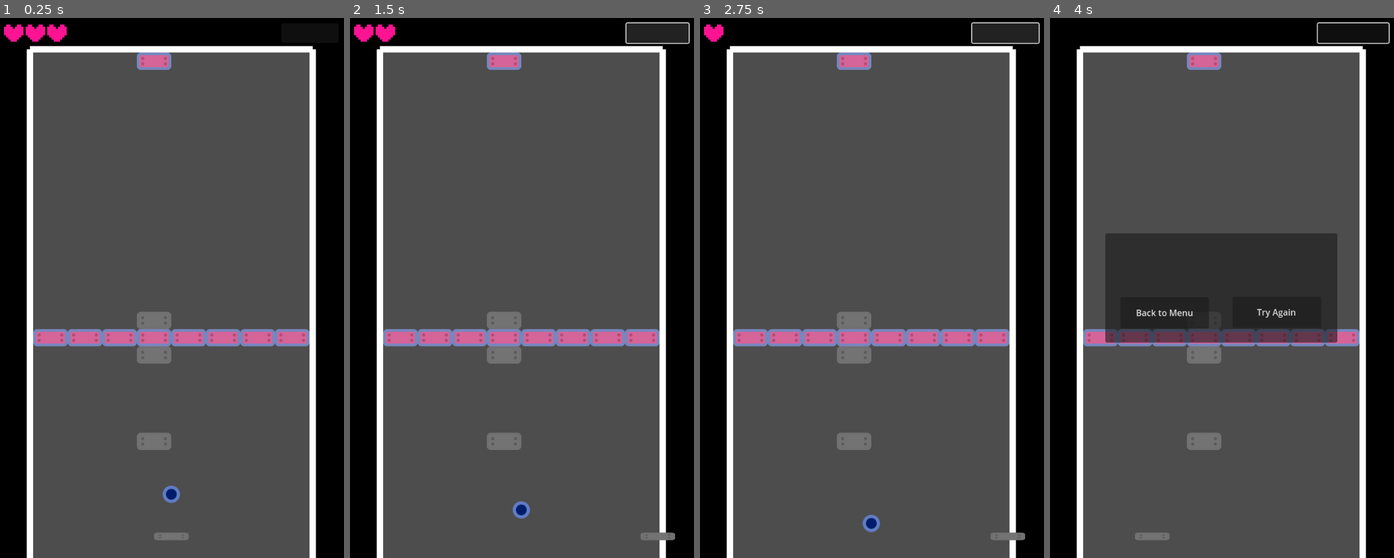
Above: before the commit, frames 1-4 (left to right).
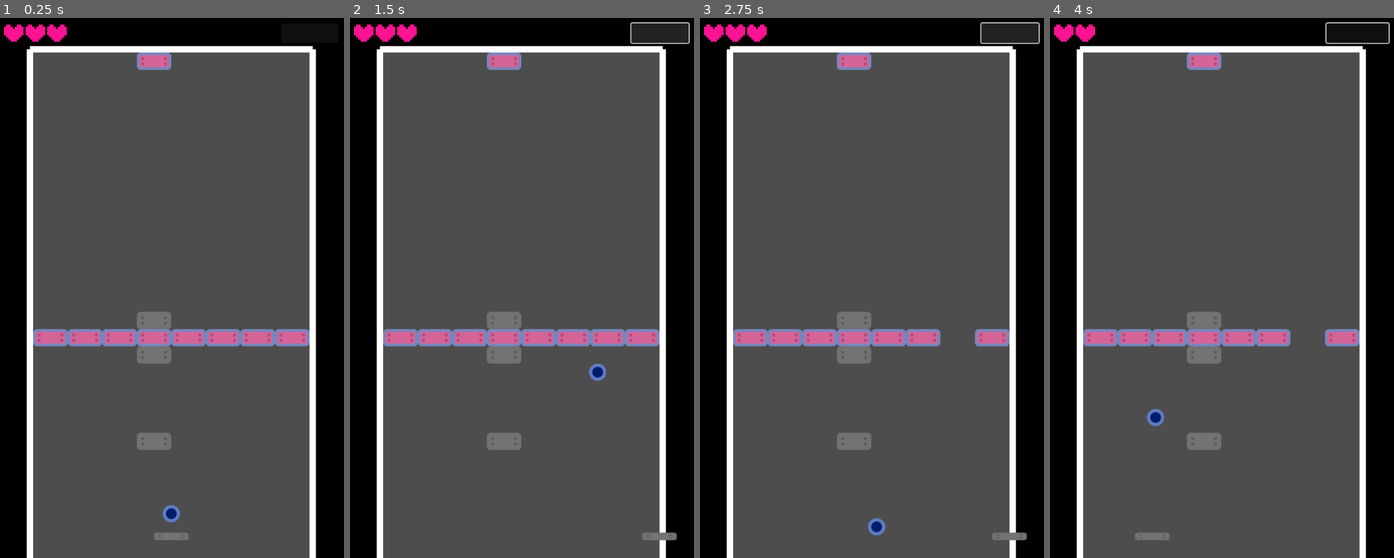
Above: after the commit, the same moments.

Repository: MatteoDesiderio/arkanoid-ish
Game: Godot game, scene res://scenes/level_content.tscn
Same seed, same stepped clock (60 frames per second), same inputs: the game is played once before the commit and once after it.
Inputs (mouse positions are in pixels of both pictures, inside the frame that each line leads up to; where the layout moved, square brackets give the same spot in the first picture):
- Up to frame 1 (0.25 s): no input
- Up to frame 2 (1.5 s): click (659, 34) at 0.5 s; click (659, 34) [656, 34] at 1.25 s
- Up to frame 3 (2.75 s): click (1009, 34) [1006, 34] at 2 s
- Up to frame 4 (4 s): move the mouse to (1297, 261) at 2.77 s; click (1297, 261) at 2.92 s; move the mouse to (1153, 315) at 3.52 s; click (1153, 315) at 3.67 s

The runs differ from the first frame. In frame 1, 0.3% of the frame differs, in the area x 47-53%, y 86-94%; in frame 2, 0.5%; in frame 3, 0.9%; in frame 4, 14%, in the area x 1-84%, y 0-76%.

Commit message:
Launch ball on mouse pressed when game starts

Diff:
--- a/scripts/ball.gd
+++ b/scripts/ball.gd
@@ -2,9 +2,10 @@
 
 @export var speed : float = 300.0
 
-var initial_direction_range : float = 0
+var is_active : bool = true
 
-var direction : Vector2 = Vector2(randf_range(-1, +1) * initial_direction_range, 1).normalized()
+var initial_direction_range : float = 1
+var direction : Vector2 = Vector2.UP
 
 signal brick_hit(collision_point : Vector2)
 signal platform_hit
@@ -12,7 +13,23 @@
 signal ground_hit
 
 
+func _ready() -> void:
+	stop()
+
+
+func stop() -> void:
+	is_active = false
+
+
+func start() -> void:
+	is_active = true
+	direction = Vector2(randf_range(-1, +1) * initial_direction_range, -1).normalized()
+
+
 func _physics_process(delta: float) -> void:
+	if is_active == false:
+		return
+
 	var collision := move_and_collide(direction * delta * speed)
 	if collision == null:
 		return
@@ -21,14 +38,12 @@
 
 	direction = direction.bounce(collision.get_normal())
 
-
 	if collider_from_collision is Bricks:
 		emit_signal(
 			'brick_hit',
 			collision.get_position()
 			)
-		# return
-
+		#return
 
 	if collider_from_collision is Wall:
 		emit_signal(
@@ -40,24 +55,24 @@
 				'ground_hit'
 				)
 
-		# return
-
+		#return
 
 	if collider_from_collision is Platform:
 		#if direction.y > 0:
 		#	direction.y *= -1.0
-		direction = get_bounce_direction_platform(
+		direction = _get_bounce_direction_platform(
 			collider_from_collision,
 			collision.get_position()
 			)
 		emit_signal(
 			'platform_hit'
 			)
-		# return
+		#return
 
-	prevent_horizontal_bounce()
+	_prevent_horizontal_bounce()
 
-func get_bounce_direction_platform(platform : Platform, collision_position : Vector2):
+
+func _get_bounce_direction_platform(platform : Platform, collision_position : Vector2):
 	## Return a vector direction with angle 0 to +/- 45 degrees (with respect to
 	## the vertical on the bounce point) based on the horizontal distance
 	## between said bounce point and the center of the platform
@@ -69,6 +84,10 @@
 	return Vector2(distance.x / half_width, -1).normalized()
 
 
-func prevent_horizontal_bounce() -> void:
+func _prevent_horizontal_bounce() -> void:
+	## Prevent bounce that has very small y component, such that
+	## the ball does not get stuck bouncing horizontally between
+	## surfaces for a very long time.
+
 	if abs(direction.y) < 0.05:
 		direction.y = 0.1 * ([-1, 1].pick_random())
--- a/scripts/level_content.gd
+++ b/scripts/level_content.gd
@@ -25,6 +25,19 @@
 	ball.walls_hit.connect(_on_walls_hit)
 	ball.ground_hit.connect(_on_ground_hit)
 	_fill_damage_tracker()
+
+
+func _process(delta: float) -> void:
+	if ball.is_active == false:
+		ball.position.x = platform.position.x
+
+
+func _input(event: InputEvent) -> void:
+		var is_mouse : bool = event is InputEventMouseButton
+
+		if (is_mouse == true) and (ball.is_active == false):
+			ball.start()
+
 
 func _on_brick_hit(hit_point : Vector2):
 	platform.get_collision_shape().disabled = false
